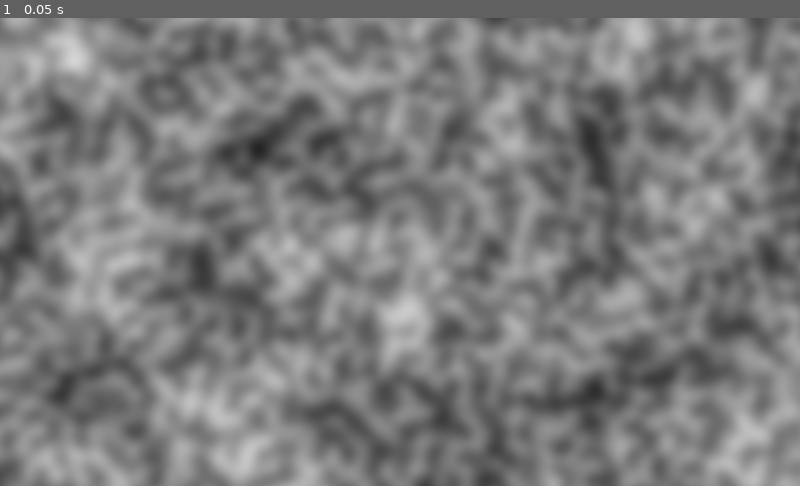
Above: before the commit, frame 1.
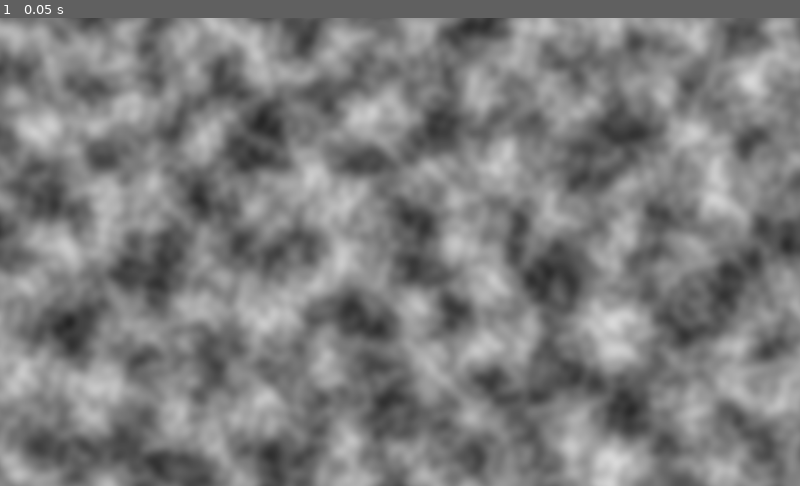
Above: after the commit, the same moment.

Repository: MichaelReel/2DMapGen
Game: Godot game, scene res://OpenSimplex.tscn
The game is run twice, just before and just after one commit, with the same random seed, the same clock (stepped at 60 frames per second) and the same inputs. This scene is started directly instead of the project's main scene.
Inputs:
- Up to frame 1 (0.05 s): no input

The runs differ from the first frame. In frame 1, 54% of the frame differs, in the area x 0-100%, y 0-100%.

Commit message:
Simplied the OpenSimplex example down to a basic template.

Diff:
--- a/OpenSimplex.gd
+++ b/OpenSimplex.gd
@@ -1,23 +1,10 @@
 extends TextureRect
+
+onready var width : int = rect_size.x
+onready var height : int = rect_size.y
 
 func _ready():
 	var imageTexture := ImageTexture.new()
 	var noise : OpenSimplexNoise = OpenSimplexNoise.new()
-	var width : int = -self.margin_right
-	var height : int = -self.margin_bottom
-
-	# Configure noise
-	noise.seed = randi()
-	noise.octaves = 4
-	noise.period = 200.0
-	noise.persistence = 1.1
-
-	var noiseImage : Image = noise.get_image(-self.margin_right, -self.margin_bottom)
-
-	imageTexture.create_from_image(noiseImage)
-	self.texture = imageTexture
-
-	imageTexture.resource_name = "The created texture!"
-	print(self.texture.resource_name)
-
-	pass
+	imageTexture.create_from_image(noise.get_image(width, height))
+	texture = imageTexture
--- a/OpenSimplex.tscn
+++ b/OpenSimplex.tscn
@@ -3,10 +3,8 @@
 [ext_resource path="res://OpenSimplex.gd" type="Script" id=1]
 
 [node name="OpenSimplex" type="TextureRect"]
-anchor_right = 1.0
-anchor_bottom = 1.0
-margin_right = -1024.0
-margin_bottom = -600.0
+margin_right = 1024.0
+margin_bottom = 600.0
 script = ExtResource( 1 )
 __meta__ = {
 "_edit_use_anchors_": false
